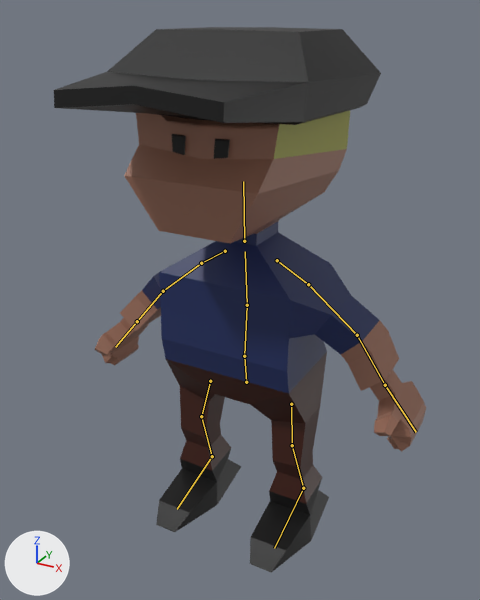
What one commit did to the glTF model assets/models/nate.glb.
Before and after are seen from a 50 mm camera at (10.71, -19.58, 19.42) aimed at (0.05, -0.19, 9.73). Arrows for +X, +Y and +Z are at lower left; the lights stay in place. The older version comes first. The bones that change, and the others that lie on the model, are drawn over the model as lines.
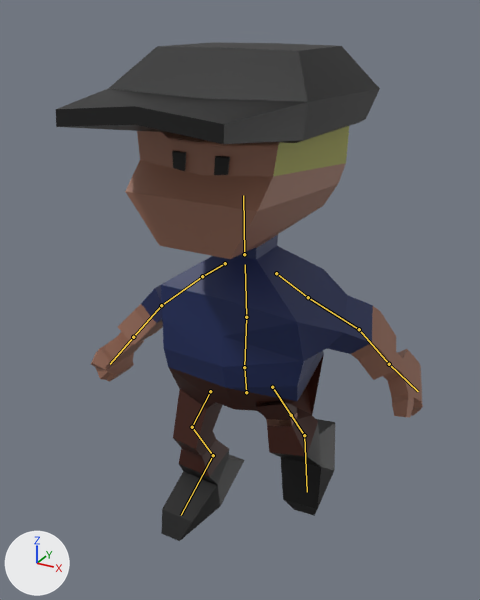
The newer file adds an action. The first version stands in its rest pose; the second is drawn at frame 12 of the action 'walk2'.

What differs and where, as boxes (x1, y1, x2, y2) in the pictures (480 x 600 px):
'Cube', posed (8% shorter): before (54, 27, 426, 572); after (56, 42, 423, 541)
bone 'Root', root to tip: before (246, 382) to (244, 356); after (246, 392) to (244, 367)
bone 'Upper_Arm.L', root to tip: before (308, 284) to (357, 335); after (308, 297) to (359, 329)
bone 'Shoulder.R', root to tip: before (225, 251) to (201, 263); after (225, 263) to (202, 276)
bone 'Upper_Arm.R', root to tip: before (201, 263) to (163, 291); after (202, 276) to (161, 305)
bone 'UpperLeg.L', root to tip: before (291, 404) to (292, 445); after (291, 415) to (272, 387)
bone 'LowerLeg.L', root to tip: before (292, 445) to (303, 488); after (272, 387) to (304, 435)
bone 'Foot.L', root to tip: before (303, 488) to (274, 548); after (304, 435) to (307, 492)
bone 'UpperLeg.R', root to tip: before (210, 381) to (201, 416); after (210, 391) to (192, 427)
bone 'LowerLeg.R', root to tip: before (201, 416) to (212, 456); after (192, 427) to (213, 455)
bone 'Foot.R', root to tip: before (212, 456) to (177, 509); after (213, 455) to (181, 515)

What changed in the scene script:
```text
Change bone_root:
    where bone_root = bpy.data.objects['Armature'].pose.bones['Root']
    bone_root.location: (0.0, 0.0, 0.0) -> (0.0, -0.49, 0.08)
Change bone_upper_arm_l:
    where bone_upper_arm_l = bpy.data.objects['Armature'].pose.bones['Upper_Arm.L']  # child of 'Shoulder.L'
    bone_upper_arm_l.rotation_quaternion: (1.0, 0.0, 0.0, 0.0) -> (0.968, -0.246, 0.04, -0.03)  # degrees (0, 0, 0) -> degrees (-29, 4, -4)
Change bone_shoulder_r:
    where bone_shoulder_r = bpy.data.objects['Armature'].pose.bones['Shoulder.R']  # child of 'Spine.2'
    bone_shoulder_r.rotation_quaternion: (1.0, 0.0, 0.0, 0.0) -> (1.0, 0.0, -0.002, 0.016)  # degrees (0, 0, 0) -> degrees (0, 0, 2)
Change bone_upper_arm_r:
    where bone_upper_arm_r = bpy.data.objects['Armature'].pose.bones['Upper_Arm.R']  # child of 'Shoulder.R'
    bone_upper_arm_r.rotation_quaternion: (1.0, 0.0, 0.0, 0.0) -> (0.999, 0.042, 0.018, -0.011)  # degrees (0, 0, 0) -> degrees (5, 2, -1)
Change bone_upperleg_l:
    where bone_upperleg_l = bpy.data.objects['Armature'].pose.bones['UpperLeg.L']  # child of 'Root'
    bone_upperleg_l.rotation_quaternion: (1.0, 0.0, 0.0, 0.0) -> (0.284, 0.933, 0.146, 0.168)  # degrees (0, 0, 0) -> degrees (144, -13, 22)
Change bone_lowerleg_l:
    where bone_lowerleg_l = bpy.data.objects['Armature'].pose.bones['LowerLeg.L']  # child of 'UpperLeg.L'
    bone_lowerleg_l.rotation_quaternion: (1.0, 0.0, 0.0, 0.0) -> (0.293, -0.941, 0.0, -0.169)  # degrees (0, 0, 0) -> degrees (-144, -19, -6)
Change bone_foot_l:
    where bone_foot_l = bpy.data.objects['Armature'].pose.bones['Foot.L']  # child of 'LowerLeg.L'
    bone_foot_l.rotation_quaternion: (1.0, 0.0, 0.0, 0.0) -> (0.787, -0.6, -0.084, -0.119)  # degrees (0, 0, 0) -> degrees (-74, -16, -5)
Change bone_upperleg_r:
    where bone_upperleg_r = bpy.data.objects['Armature'].pose.bones['UpperLeg.R']  # child of 'Root'
    bone_upperleg_r.rotation_quaternion: (1.0, 0.0, 0.0, 0.0) -> (0.986, 0.159, 0.023, -0.053)  # degrees (0, 0, 0) -> degrees (18, 4, -6)
Change bone_lowerleg_r:
    where bone_lowerleg_r = bpy.data.objects['Armature'].pose.bones['LowerLeg.R']  # child of 'UpperLeg.R'
    bone_lowerleg_r.rotation_quaternion: (1.0, 0.0, 0.0, 0.0) -> (0.963, -0.265, 0.0, 0.048)  # degrees (0, 0, 0) -> degrees (-31, 1, 5)
Change bone_foot_r:
    where bone_foot_r = bpy.data.objects['Armature'].pose.bones['Foot.R']  # child of 'LowerLeg.R'
    bone_foot_r.rotation_quaternion: (1.0, 0.0, 0.0, 0.0) -> (0.999, 0.0, -0.022, 0.033)  # degrees (0, 0, 0) -> degrees (0, -2, 4)
```
